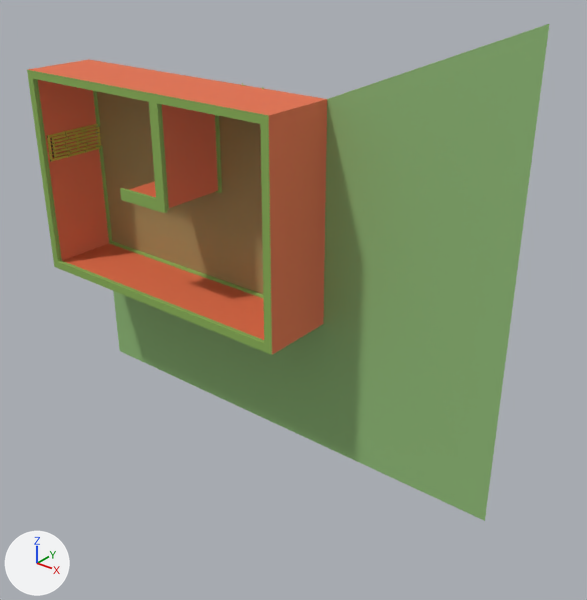
Renders of the FBX model Assets/Models/Env_LivingRoom.fbx from each side of a commit.
One viewpoint serves both versions: a 50 mm lens placed at (11.25, -11.06, 5.02), pointed at (2.7, -0.37, -1.61). Every picture has the same lights, and +X, +Y and +Z are marked at lower left. Where no turn or scale is listed for an object, it has been applied to the vertices. Vertices at the same position are counted once.

Objects in the first picture: 'Env_LivingRoom', 'Env_LivingRoomDoorA'.
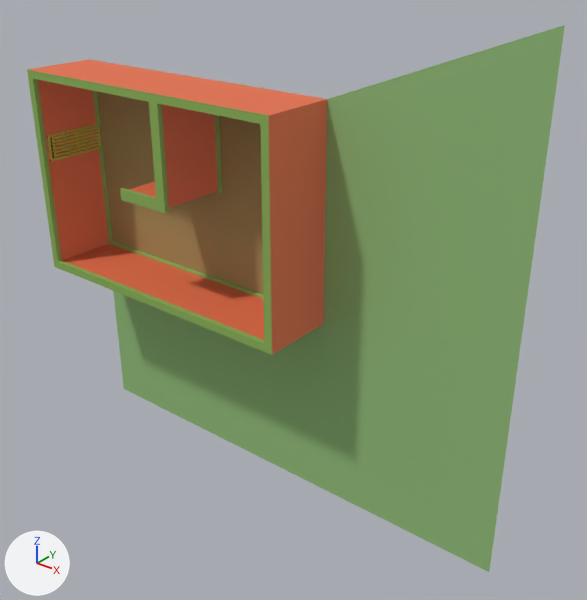
The newer file is also turned or shifted as a whole; pictures and numbers use the older file's frame.

Diff of the bpy script that builds the scene:
```diff
--- a/Assets/Models/Env_LivingRoom.fbx.py
+++ b/Assets/Models/Env_LivingRoom.fbx.py
@@ me_plane @@
 me_plane.from_pydata(...)  # 2354 vertices, 2219 faces; spans x -3.17..6.79, y -1.52..0.02, z -4.91..3.6
 # used by ob_env_livingroom; location = (0.0, 0.0, 0.0)
-me_plane.vertices[2351].co = (6.79, 0.0, -4.91)  # pixel (484, 521)
-me_plane.vertices[2352].co = (-3.11, 0.0, -4.91)  # pixel (119, 351)
-me_plane.vertices[2353].co = (6.79, 0.0, 3.6)  # pixel (549, 23)
+# me_plane part 1
+me_plane.vertices[2351].co = (7.0, 0.0, -6.0)  # pixel (489, 572)
+me_plane.vertices[2352].co = (-3.11, 0.0, -6.0)  # pixel (123, 388)
+me_plane.vertices[2353].co = (7.0, 0.0, 3.6)  # pixel (564, 24)
 me_plane.materials.append(mat_palettea)
```

Boxes [x1, y1, x2, y2] around the edits, measured in the pictures (587 x 600 px; the box of a moved part takes in the faces that stretch with it):
'Env_LivingRoom', reshaped (10% taller): before [27, 24, 549, 521]; after [27, 25, 565, 572]
part 1 of me_plane, moved or reshaped: before [119, 24, 549, 521]; after [119, 25, 565, 572]
